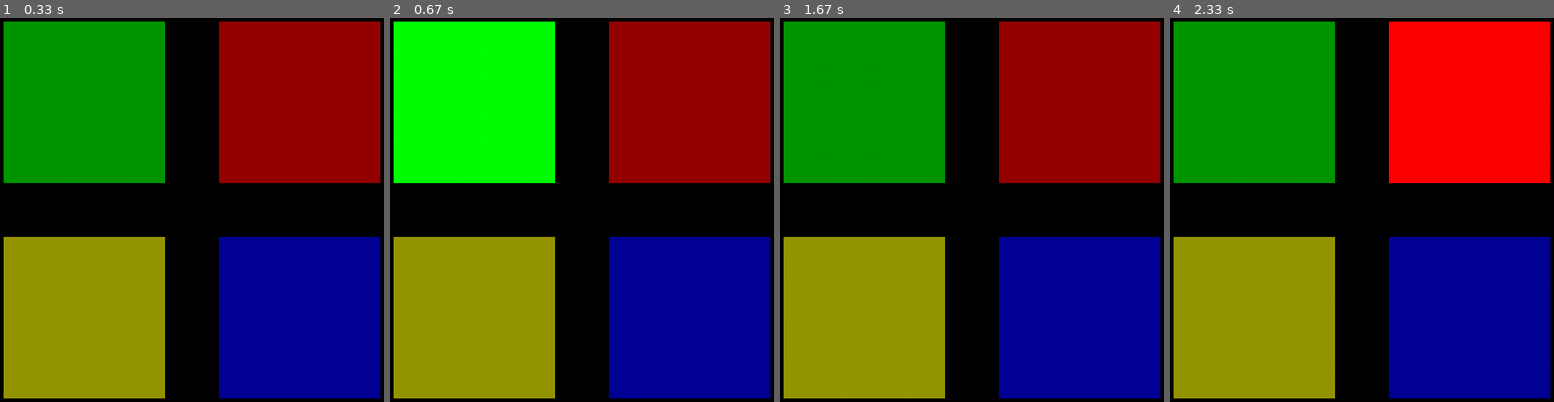
Above: before the commit, frames 1-4 (left to right).
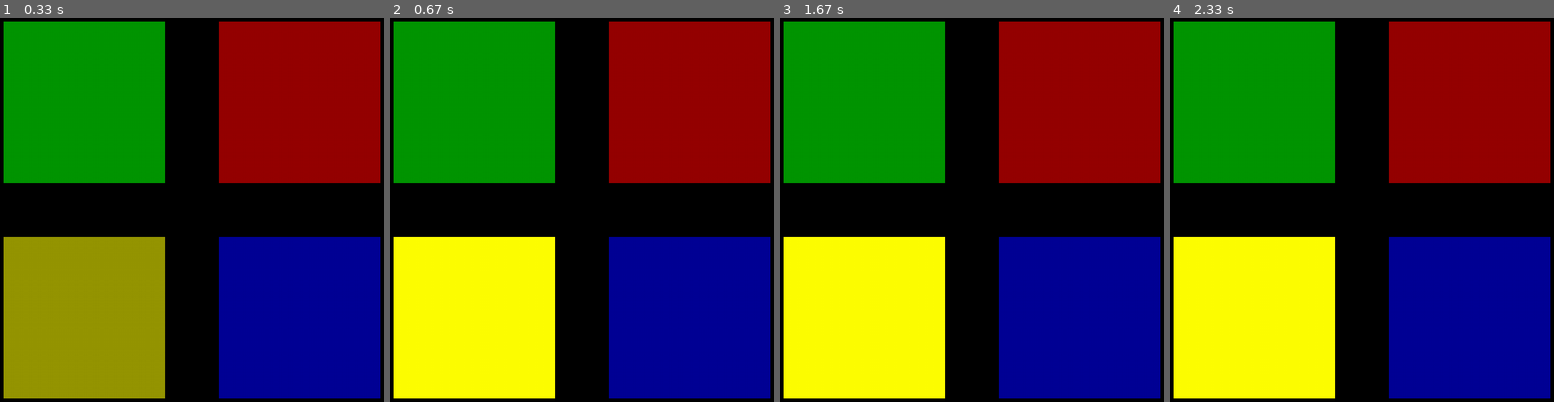
Above: after the commit, the same moments.

Repository: big-papa/cs20-class-demos-fall2018
Game: pygame game, started from simon-says-p5.py
Same seed, same stepped clock (60 frames per second), same inputs: the game is played once before the commit and once after it.
Inputs (mouse positions are in pixels of both pictures, inside the frame that each line leads up to):
- Up to frame 1 (0.33 s): no input
- Up to frame 2 (0.67 s): tap Space at 0.33 s
- Up to frame 3 (1.67 s): click (829, 302) at 1.3 s
- Up to frame 4 (2.33 s): click (1400, 44) at 2.32 s

Frame 1 is identical in both runs. In frame 2, 35% of the frame differs, in the area x 0-43%, y 0-100%; in frame 3, 18%; in frame 4, 35%.

Commit message:
Update simon-says-p5.py

Diff:
--- a/simon-says-p5.py
+++ b/simon-says-p5.py
@@ -1,6 +1,12 @@
 import pygame
 import sys
+import random
 from pygame.locals import *
+
+def pick_random_color():
+    the_colors = ["green", "red", "yellow", "blue"]
+    pick = random.choice(the_colors)
+    return pick
 
 def flash_button(which_button, computer_or_human):
     if computer_or_human == "computer":
@@ -74,7 +80,7 @@
 yellow_sound = pygame.mixer.Sound("sfx_sounds_button3.wav")
 blue_sound = pygame.mixer.Sound("sfx_sounds_button4.wav")
 
-sequence = ["green", "red", "red", "red"]
+sequence = []
 
 #game loop
 while True:
@@ -93,6 +99,7 @@
 
         if event.type == pygame.KEYDOWN:
             if event.key == pygame.K_SPACE:
+                sequence.append( pick_random_color() )
                 for this_color in sequence:
                     flash_button(this_color, "computer")
 
